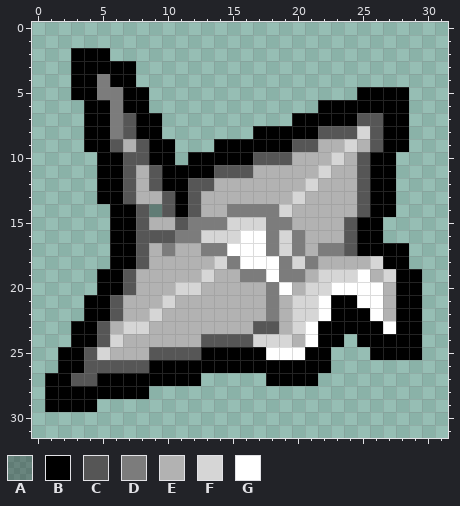
A pixel-art sprite gets an edit: Broken Origami Compaq (Missing Texture & Death Anim)/resources/gfx/items/collectibles/OrigamiSwan.png. This is how it looked before the edit.
The file is 32x32 pixels.
Palette (. is transparent): A #0000004d  B #000000  C #565656  D #7c7c7c  E #b2b2b2  F #d6d6d6  G #ffffff
Pixels before, first column x 1:
 2 ..BBB........................
 3 ..BBBBB......................
 4 ..BBDBB......................
 5 ..BBDDBB................BBBB.
 6 ...BBDBB.............BBBBBBB.
 7 ...BBDCBB..........BBBBBCCBB.
 8 ...BBDCBB.......BBBBBCCCFCBB.
 9 ...BBCECBB...BBBBBBCCEEFECBB.
10 ....BBCCBB.BBBBBCCCEEEFECBB..
11 ....BBCECBBBBCCCEEEEEFEECBB..
12 ....BBCECBBCCEEEEEEEFEEECBB..
13 ....BBCEECBCEEEEEEEFEEEECBB..
14 .....BBCACBCEEDDDDFEEEEECBB..
15 .....BBCEECDDDFFFDDEEEECBB...
16 .....BBCCCDDFFFGGDFDEEECBB...
17 .....BBCEDEEDDGGGDFDEDDCBBBB.
18 .....BBCEEEEEFDGGGDFDEEEEFBB.
19 ....BBCEEEEEFEEDDGDDEFFFGEFBB
20 ....BBCEEEFFEEEEEDGEFFGGGGEBB
21 ...BBCEEEFEEEEEEEDEFFGBBGGEBB
22 ...BBCEEFEEEEEEEEDEFFGBBBGEBB
23 ..BBCEFFEEEEEEEECCEFGBBBBBGBB
24 ..BBCFEEEEEECCCCFFFEGBB.BBBBB
25 .BBCFEEECCCCBBBBBGGGBB...BBBB
26 .BBCCCCCBBBBBBBBBBBBBB.......
27 BBCCBBBBBBBB.....BBBB........
28 BBBBBBBB.....................
29 BBBB.........................
The result:
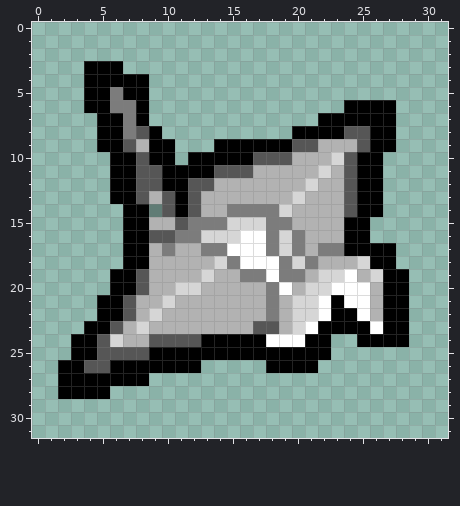
The exact change:
Changed rows in their new state; - is an unchanged pixel.
first column x 1:
 2 --...------------------------
 3 --.---.----------------------
 4 --.-B--B---------------------
 5 --.-B-------------------....-
 6 ------D--------------..----.-
 7 ---.-BD-.----------..---BB-.-
 8 ---.-BDC--------...--BB-CB-.-
 9 ---.-BCE---------------ECB-.-
10 ----.-B----------------CB-.--
11 ----.-BC---------------CB-.--
12 ----.-BC---------------CB-.--
13 ----.-BC---------------CB-.--
14 -----.-B---------------CB-.--
15 -----.-B---------------B-.---
16 -----.-B---------------B-.---
17 -----.-B---------------B---.-
18 -----.-B----------------FB-.-
19 ----.-BC---------------GEFB-.
20 ----.-BC-----------------EB-.
21 ---.-BC----------------G-EB-.
22 ---.-BC-----------------GEB-.
23 --.-BCE------------------GB-.
24 --------CCCCBBBBBGGGB-.-----.
25 -.-BCCCCBBBB-----BBB-----....
26 -----BBB----.....----.-------
27 .-BB----....-----....--------
28 .----...---------------------
29 ....-------------------------
Boxes around the changes in both pictures, in picture pixels (x1, y1, x2, y2):
changed: (45, 48, 422, 412)
